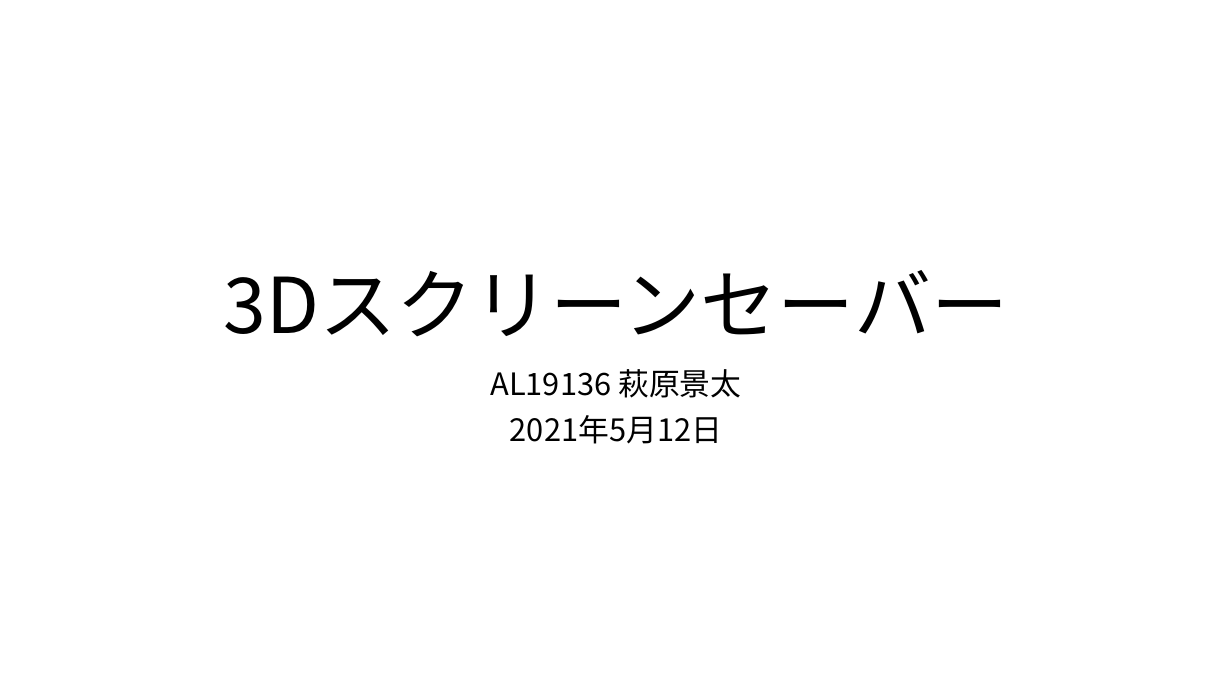
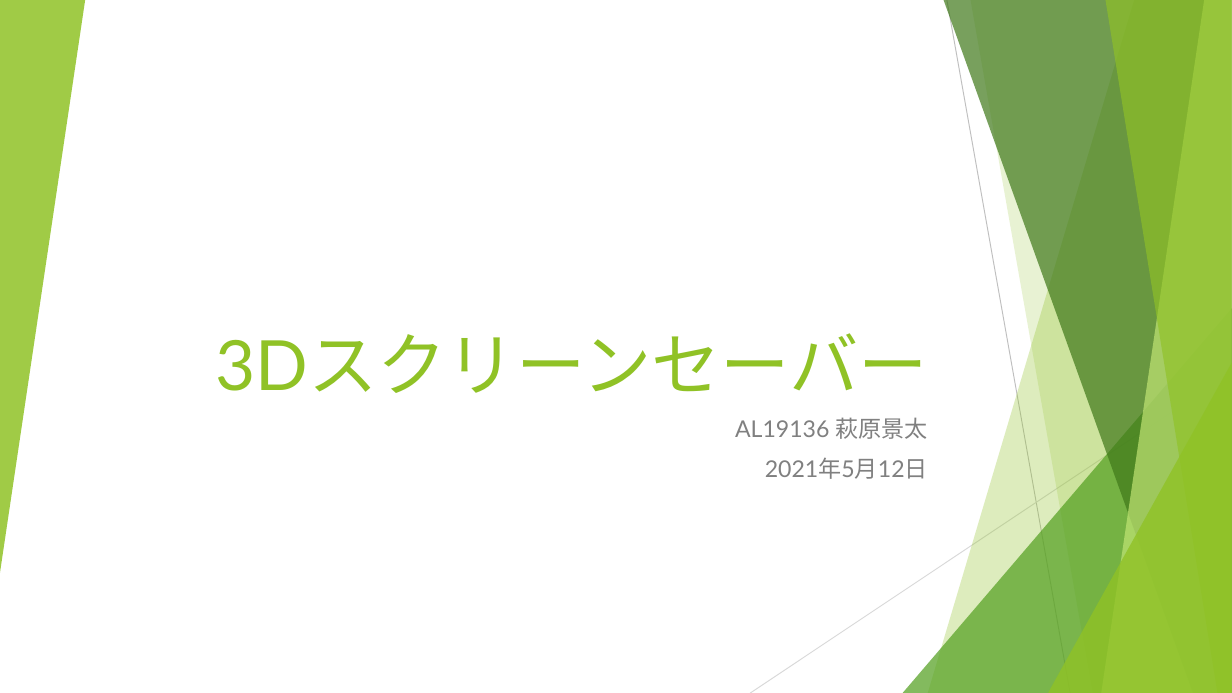
Before and after one commit to Rashoru-Infinity/advanced_1a_screen_saver, a slide deck: slide 1 of presentation.pptx. Drawn at 1232x693 pixels with LibreOffice and Linux fonts; fonts in the diff are those of the drawing. Boxes give left, top, right and bottom in pixels: in the first picture for what was removed or moved away, otherwise in the second. Text is boxed around its words. In the diff, an @@ line names an element or a change of style, - is before the commit and + after.

```diff
--- a/presentation.pptx
+++ b/presentation.pptx
@@ group added at box(0, 0, 1232, 693): 5 freeform shapes, 3 triangles, 2 lines @@
@@ title "3Dスクリーンセーバー": place and size @@
-title "3Dスクリーンセーバー" at box(224, 270, 1008, 337)
+title "3Dスクリーンセーバー" at box(215, 333, 927, 393)
@@ title "3Dスクリーンセーバー" at box(215, 333, 927, 393): size 60 to 54 pt, font Noto Sans CJK JP to Lato, text colour #000000 to #90C226; alignment centre to right; line spacing 0.9 to 1 @@
@@ subtitle "AL19136 萩原景太": place and size @@
-subtitle "AL19136 萩原景太" at box(490, 369, 741, 444)
+subtitle "AL19136 萩原景太" at box(735, 417, 928, 479)
@@ subtitle "AL19136 萩原景太" at box(735, 417, 928, 479): size 24 to 18 pt, font Noto Sans CJK JP to Lato, text colour #000000 to #808080; alignment centre to right; line spacing 0.9 to 1 @@
```
Also in this commit, not shown: 7 other slides changed, 3 slides added, 2 slides removed, 2 other files.
